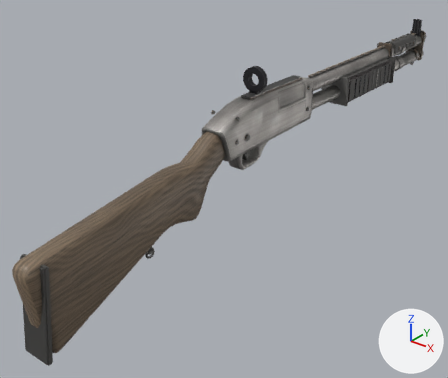
Two versions of the glTF model addons/fc_weapons/assets/models/pump_shotgun.glb, one commit apart.
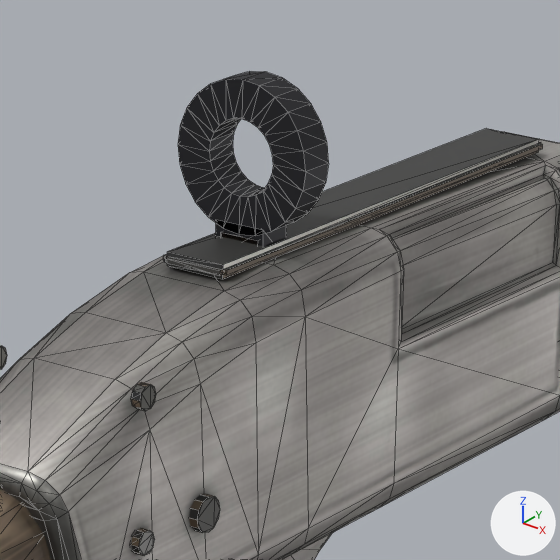
The first picture shows the older version from a camera (50 mm lens) standing at (0.443, -0.697, 0.326) and looking at (-0.048, -0.082, -0.054). The close-ups show the older and then the newer version on the part from 48% to 68% of the width and 14% to 38% of the height of that picture. Only the edits that show in the close-ups are written down. The axes (+X, +Y, +Z) are drawn at lower right. The lights are the same throughout. The close-ups show mesh edges as thin lines. Where no turn or scale is listed for an object, it has been applied to the vertices. Vertices at exactly the same position are counted once.

The scene before the commit, as lines of its bpy script (objects in view):
```python
mat_sight_metal = principled_material('sight_metal')
mat_sight_metal.base_color = (0.03, 0.03, 0.035)  # dark grey #303035
mat_sight_metal.metallic = 0.6
mat_sight_metal.roughness = 0.55
me_cube_006 = bpy.data.meshes.new('Cube.006')
me_cube_006.from_pydata(...)  # 866 vertices, 1664 faces; spans x -0.018..0.018, y -0.444..0.444, z -0.091..0.091
me_cube_006.materials.append(mat_shotgunfinal)
me_rear_ring = bpy.data.meshes.new('rear_ring')
me_rear_ring.from_pydata(...)  # 96 vertices, 192 faces; spans x -0.016..0.016, y -0.084..-0.076, z 0.0953..0.1273
me_rear_ring.materials.append(mat_sight_metal)  # dark grey #303035
me_rear_stem = bpy.data.meshes.new('rear_stem')
me_rear_stem.from_pydata(...)  # a box spanning x -0.006..0.006, y -0.084..-0.076, z 0.08935..0.09735
me_rear_stem.materials.append(mat_sight_metal)  # dark grey #303035
ob_rear_ring = bpy.data.objects.new('rear_ring', me_rear_ring)
ob_rear_ring.location = (0.0, 0.0, 0.0)
ob_rear_stem = bpy.data.objects.new('rear_stem', me_rear_stem)
ob_rear_stem.location = (0.0, 0.0, 0.0)
ob_shotgun = bpy.data.objects.new('shotgun', me_cube_006)
ob_shotgun.location = (0.0, 0.0, 0.0)
# also in view: 'detail' at (0.0, 0.003, 0.002)
```
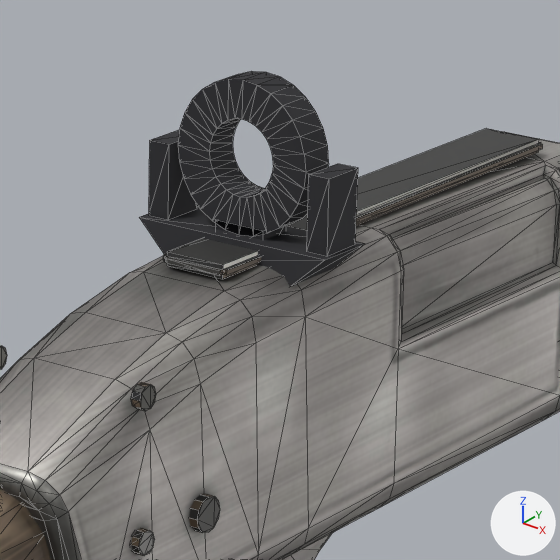
What differs and where, as boxes [x1, y1, x2, y2] in the close-ups (560 x 560 px):
```json
{"object": "rear_ring", "change": "reshaped", "before": [178, 71, 329, 236], "after": [178, 71, 329, 236]}
{"object": "rear_base", "change": "added", "after": [139, 206, 365, 286]}
{"object": "rear_ear1", "change": "added", "after": [307, 164, 358, 256]}
{"object": "rear_ear-1", "change": "added", "after": [149, 130, 197, 220]}
```

Scene script edits in JSON lines:
```json
{"op": "set", "path": "mat_sight_metal.base_color", "old": "(0.03, 0.03, 0.035)", "new": "(0.035, 0.035, 0.04)", "note": "dark grey #303035 -> dark grey #353538"}
{"op": "set", "path": "mat_sight_metal.metallic", "old": "0.6", "new": "0.3"}
{"op": "set", "path": "mat_sight_metal.roughness", "old": "0.55", "new": "0.75"}
{"block": "me_rear_ring", "where": "# used by ob_rear_ring; location = (0.0, 0.0, 0.0)"}
{"op": "remove", "block": "me_rear_ring", "code": "me_rear_ring.from_pydata(...)  # 96 vertices, 192 faces; spans x -0.016..0.016, y -0.084..-0.076, z 0.0953..0.1273"}
{"op": "add", "block": "me_rear_ring", "code": "me_rear_ring.from_pydata(...)  # 112 vertices, 224 faces; spans x -0.016..0.016, y -0.084..-0.076, z 0.0953..0.1273"}
{"block": "me_rear_ring", "change": "me_rear_ring part 1"}
{"block": "me_rear_ring", "change": "80 vertices are removed from x -0.0155..0.0155, y -0.084..-0.076, z 0.0959..0.1268"}
{"block": "me_rear_ring", "change": "192 faces are deleted"}
{"block": "me_rear_ring", "change": "48 vertices are added at x -0.0156..0.0156, y -0.084, z 0.0957..0.1269"}
{"block": "me_rear_ring", "change": "48 new vertices lie (0.0, 0.008, 0.0) away from vertices in x -0.0156..0.0156, y -0.084, z 0.0957..0.1269"}
{"block": "me_rear_ring", "change": "224 new faces join them"}
{"op": "add", "block": "me_rear_ear1", "code": ["me_rear_ear1 = bpy.data.meshes.new('rear_ear1')", "me_rear_ear1.from_pydata(...)  # a box spanning x 0.0175..0.0225, y -0.085..-0.075, z 0.0953..0.1113", "me_rear_ear1.materials.append(mat_sight_metal)  # dark grey #353538"]}
{"op": "add", "block": "me_rear_ear_1", "code": ["me_rear_ear_1 = bpy.data.meshes.new('rear_ear-1')", "me_rear_ear_1.from_pydata(...)  # a box spanning x -0.0225..-0.0175, y -0.085..-0.075, z 0.0953..0.1113", "me_rear_ear_1.materials.append(mat_sight_metal)  # dark grey #353538"]}
{"op": "add", "block": "me_rear_base", "code": ["me_rear_base = bpy.data.meshes.new('rear_base')", "me_rear_base.from_pydata([(-0.015, -0.072, 0.0878), (0.015, -0.072, 0.0878), (0.015, -0.088, 0.0878), (-0.015, -0.088, 0.0878), (-0.0235, -0.087, 0.0953), (0.0235, -0.087, 0.0953), (0.0235, -0.073, 0.0953), (-0.0235, -0.073, 0.0953)], [], [(0, 1, 2), (0, 2, 3), (4, 5, 6), (4, 6, 7), (7, 6, 1), (7, 1, 0), (6, 5, 2), (6, 2, 1), (5, 4, 3), (5, 3, 2), (4, 7, 0), (4, 0, 3)])", "me_rear_base.materials.append(mat_sight_metal)  # dark grey #353538"]}
{"op": "add", "block": "ob_rear_ear1", "code": ["ob_rear_ear1 = bpy.data.objects.new('rear_ear1', me_rear_ear1)", "ob_rear_ear1.location = (0.0, 0.0, 0.0)"]}
{"op": "add", "block": "ob_rear_ear_1", "code": ["ob_rear_ear_1 = bpy.data.objects.new('rear_ear-1', me_rear_ear_1)", "ob_rear_ear_1.location = (0.0, 0.0, 0.0)"]}
{"op": "add", "block": "ob_rear_base", "code": ["ob_rear_base = bpy.data.objects.new('rear_base', me_rear_base)", "ob_rear_base.location = (0.0, 0.0, 0.0)"]}
```
